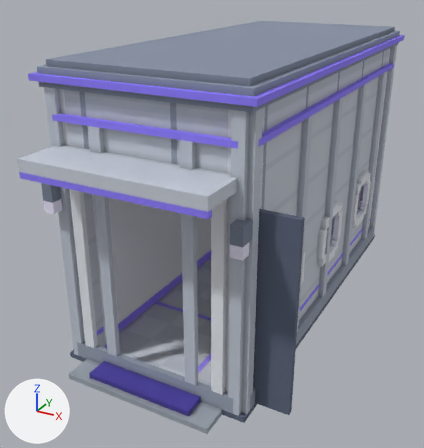
The glTF model assets/campus/factory/factory_e5_l3.glb as it was, and as the next commit left it.
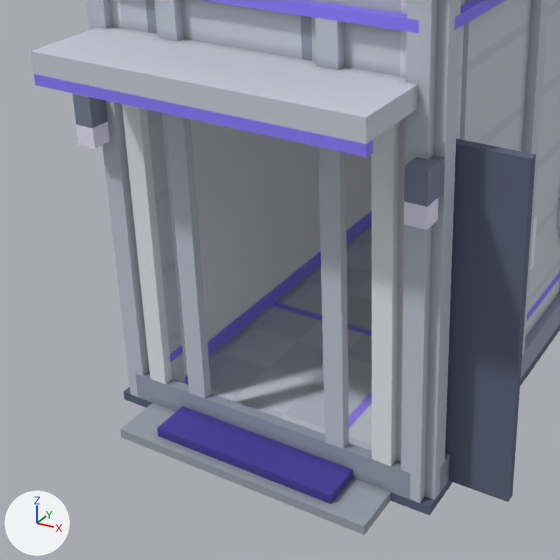
Each version is shown whole from a camera (50 mm lens) standing at (13.99, -8.98, 6.69) and looking at (8.7, 0.64, 1.88), then close up on the part from 0% to 75% of the width and 29% to 100% of the height. Arrows for +X, +Y and +Z are at lower left; the lights stay in place. The last two pictures show the newer version. Vertices at exactly the same position are counted once.

In view in the first close-up: 'Base', 'CutNX', 'CutPX', 'CutPZ'.
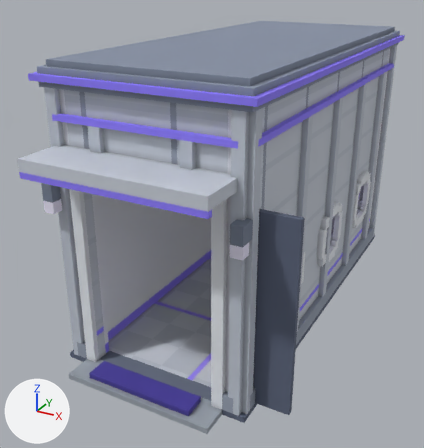
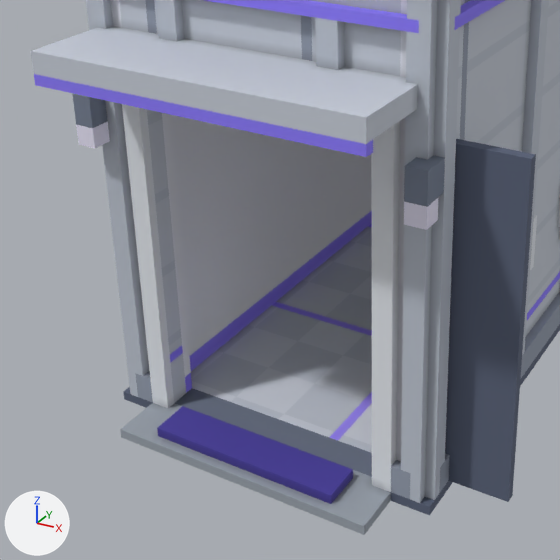
Location of each change, [x1, y1, x2, y2] in pixels of the close-ups (560 x 560 px):
part 1 of me_base, cut back
    both: [135, 329, 411, 504]
part 2 of me_base, recoloured
    both: [152, 395, 391, 492]
part 3 of me_cutpz, cut back (mostly hidden afterwards)
    before: [165, 113, 394, 396]
    after: [377, 125, 394, 141]

The change, as a list of edits to the scene's bpy script:
```text
Change me_base:
    used by ob_base; location = (0.0, 0.0, 0.0)
    remove me_base.from_pydata(...)  # 1558 vertices, 2272 faces; spans x 7.0..11.5, y -2.8..5.7, z 0.0..3.8
    add me_base.from_pydata(...)  # 1492 vertices, 2186 faces; spans x 7.0..11.5, y -2.8..5.7, z 0.0..3.8
    me_base part 1
    80 vertices are removed from x 7.5..10.7, y -2.4..-2.1, z 0.1..1.0
    154 faces are deleted
    2 vertices are added at (8.2, -2.2, 0.1), (10.0, -2.2, 0.1)
    7 new vertices lie (0.1, 0.0, 0.0) away from vertices in x 7.7..10.2, y -2.4..-2.2, z 0.1..0.2
    5 new vertices lie (-0.1, 0.0, 0.0) away from vertices in x 8.0..10.5, y -2.4..-2.2, z 0.1..0.2
    68 new faces join them
    me_base part 2: 8 kept faces spanning x 7.7..10.5, y -2.4..-2.3, z 0.1..0.2 get new vertex colours; the middle colour goes from grey #878e97 to grey #989fa9
Change me_cutpz:
    used by ob_cutpz; location = (0.0, 0.0, 1.0)
    remove me_cutpz.from_pydata(...)  # 675 vertices, 986 faces; spans x 7.3..11.5, y -3.1..-1.7, z 0.0..4.0
    add me_cutpz.from_pydata(...)  # 623 vertices, 914 faces; spans x 7.3..11.5, y -3.1..-1.7, z 0.0..4.0
    me_cutpz part 3
    52 vertices are removed from x 8.1..10.1, y -2.3..-2.0, z 0.0..2.9
    82 faces are deleted
    10 new faces join them
```
